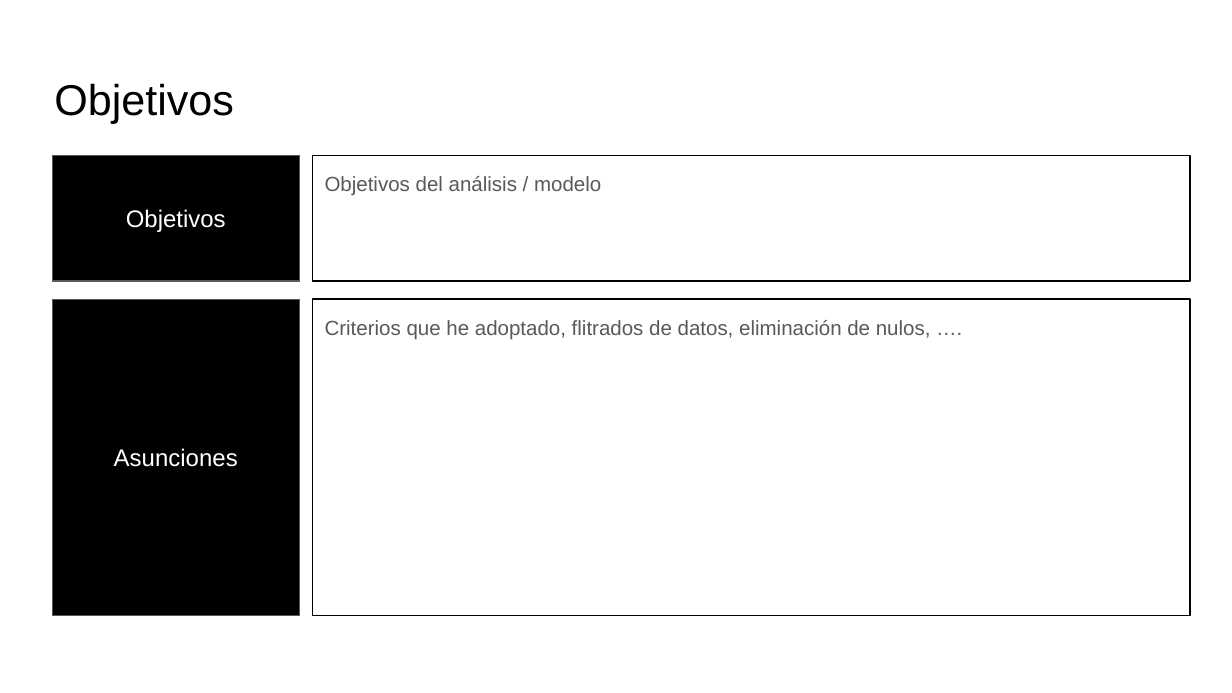
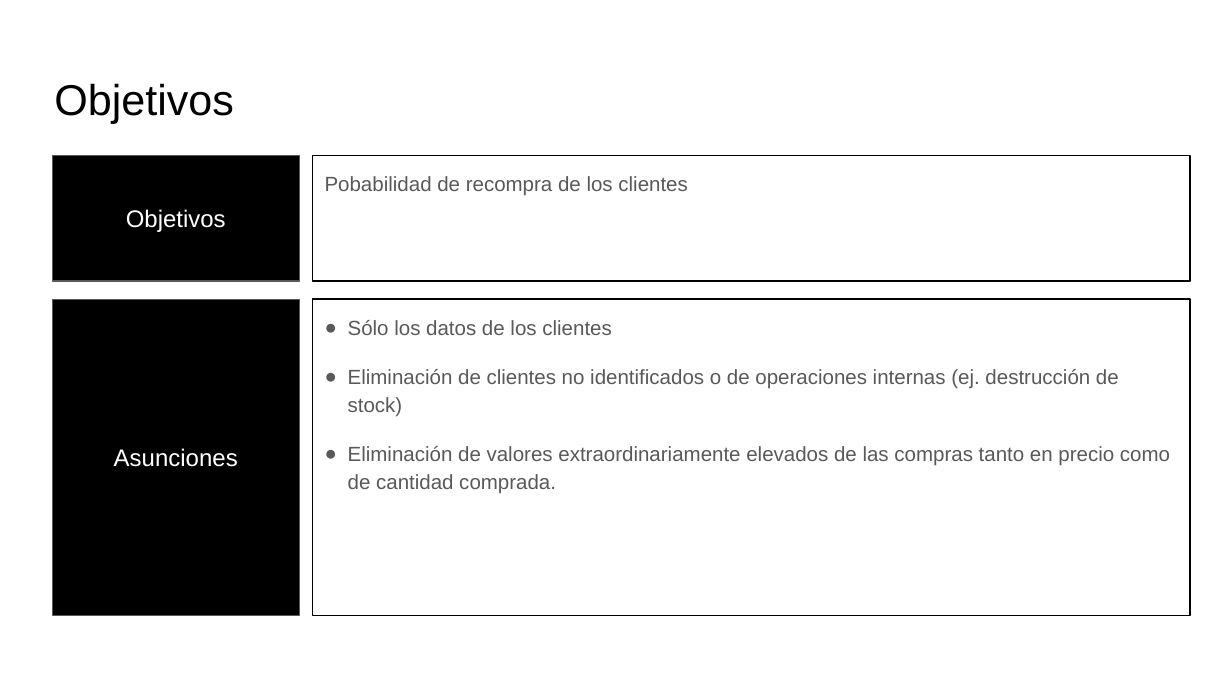
Before and after one commit to Ocnarf2070/practica_final_ML_Franco_Gonzalez, a slide deck: slide 2 of Analisis_de_recompra.pptx. Drawn at 1232x693 pixels with LibreOffice and Linux fonts; fonts in the diff are those of the drawing. Boxes give left, top, right and bottom in pixels: in the first picture for what was removed or moved away, otherwise in the second. Text is boxed around its words. In the diff, an @@ line names an element or a change of style, - is before the commit and + after.

```diff
--- a/Analisis_de_recompra.pptx
+++ b/Analisis_de_recompra.pptx
@@ text at (x1=325, y1=176, x2=687, y2=196): text changed @@
-Objetivos del análisis / modelo
+Pobabilidad de recompra de los clientes
@@ text at (x1=348, y1=320, x2=1170, y2=494): text changed @@
-Criterios que he adoptado, flitrados de datos, eliminación de nulos, ….
+● Sólo los datos de los clientes
+● Eliminación de clientes no identificados o de operaciones internas (ej. destrucción de stock)
+● Eliminación de valores extraordinariamente elevados de las compras tanto en precio como de cantidad comprada.
```
Also in this commit, not shown: 3 other slides changed, 2 slides added, 2 slides removed, 1 other file.
